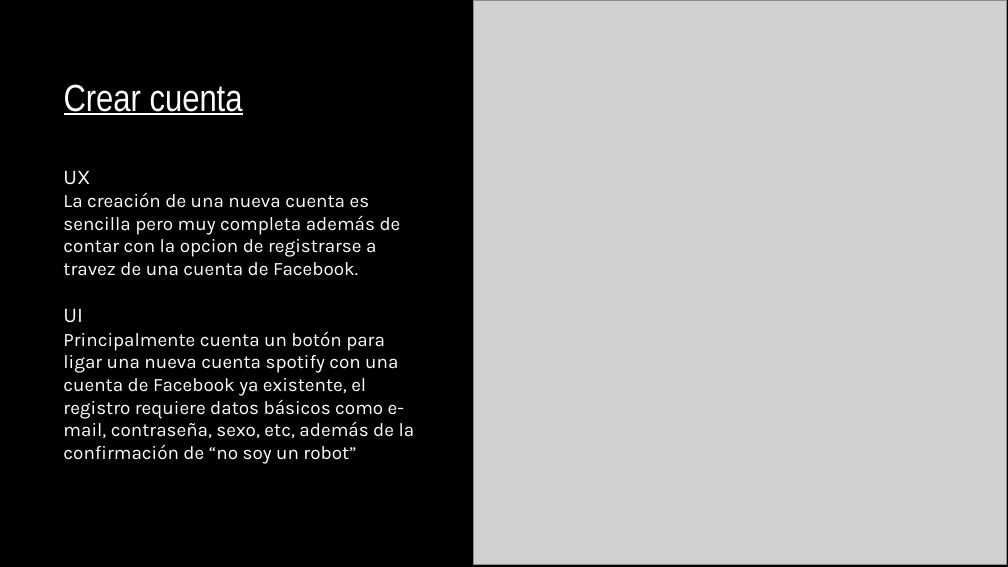
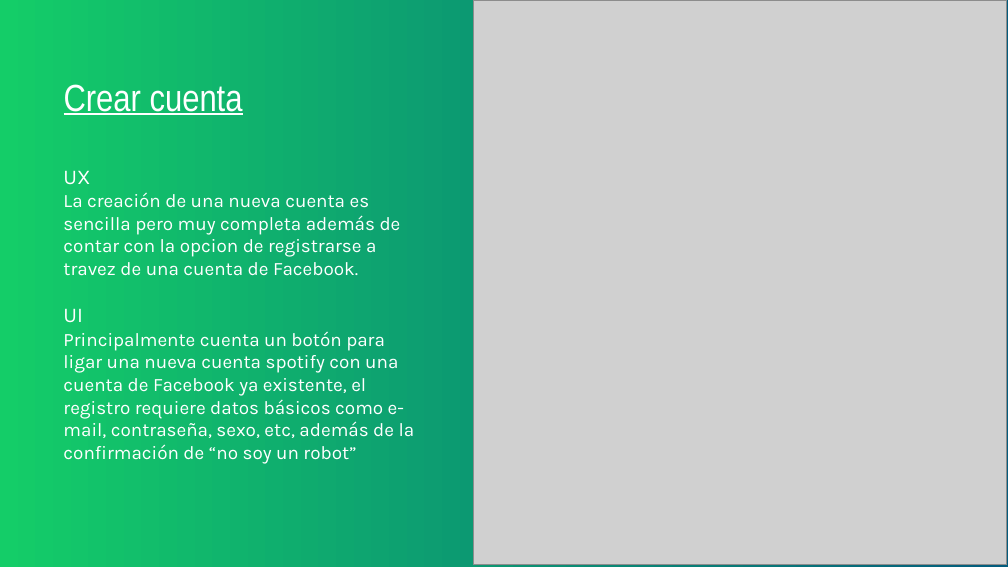
Before and after one commit to kiikedls/losjuanes, a slide deck: slide 4 of tarea/Spotify.pptx. Drawn at 1008x567 pixels with LibreOffice and Linux fonts; fonts in the diff are those of the drawing; grey boxes stand for pictures; background and template pictures are left out. Boxes give left, top, right and bottom in pixels: in the first picture for what was removed or moved away, otherwise in the second. Text is boxed around its words. In the diff, an @@ line names an element or a change of style, - is before the commit and + after.

```diff
--- a/tarea/Spotify.pptx
+++ b/tarea/Spotify.pptx
@@ background picture (left out) to gradient #14CD68 to #035C7D @@
```
Also in this commit, not shown: 6 other slides changed.
